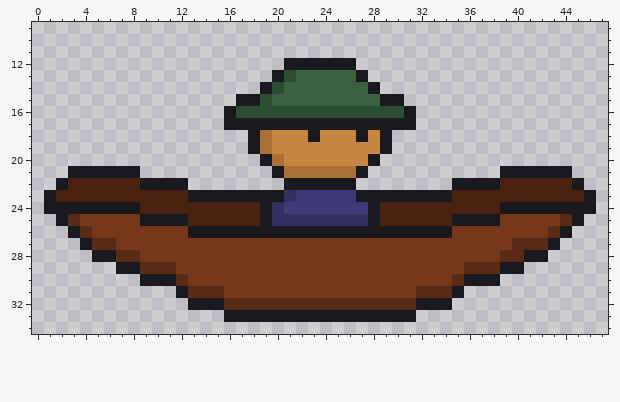
Two versions of one pixel-art sprite, src/assets/images/boat/boat_idle4.png. That is the earlier state.
The file is 48x48 pixels. Shown: x 0..47, y 9..34.
The result:
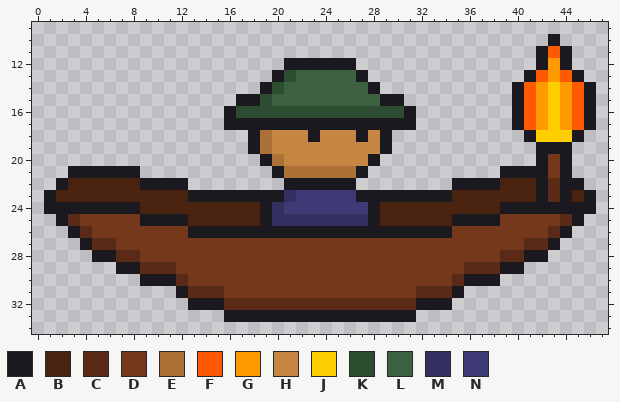
Palette (. is transparent): A #19191f  B #4a2310  C #592b16  D #75381a  E #ab7137  F #ff5a00  G #ff9a00  H #c68642  J #ffce00  K #2c4d30  L #3c6140  M #323061  N #3d3a75
Difference:
y 10: x 43 . -> A
y 11: x 42..44 ... -> AFA
y 12: x 42..44 ... -> AGA
y 13: x 41..45 ..... -> AFGFA
y 14..17: x 40..46 ....... -> AFGJGFA
y 18: x 41..45 ..... -> AJJJA
y 19: x 42..44 ... -> AAA
y 20: x 42..44 ... -> ADA
y 21: x 43 A -> D
y 22..23: x 42..44 BBB -> ACA
y 27: x 40 C -> D
